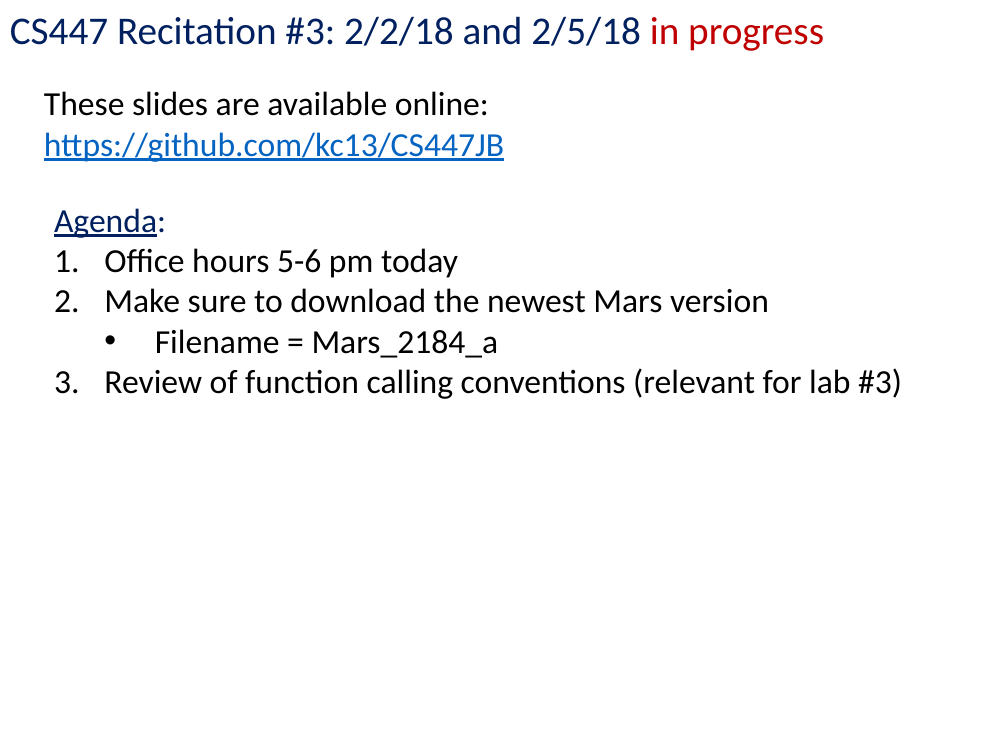
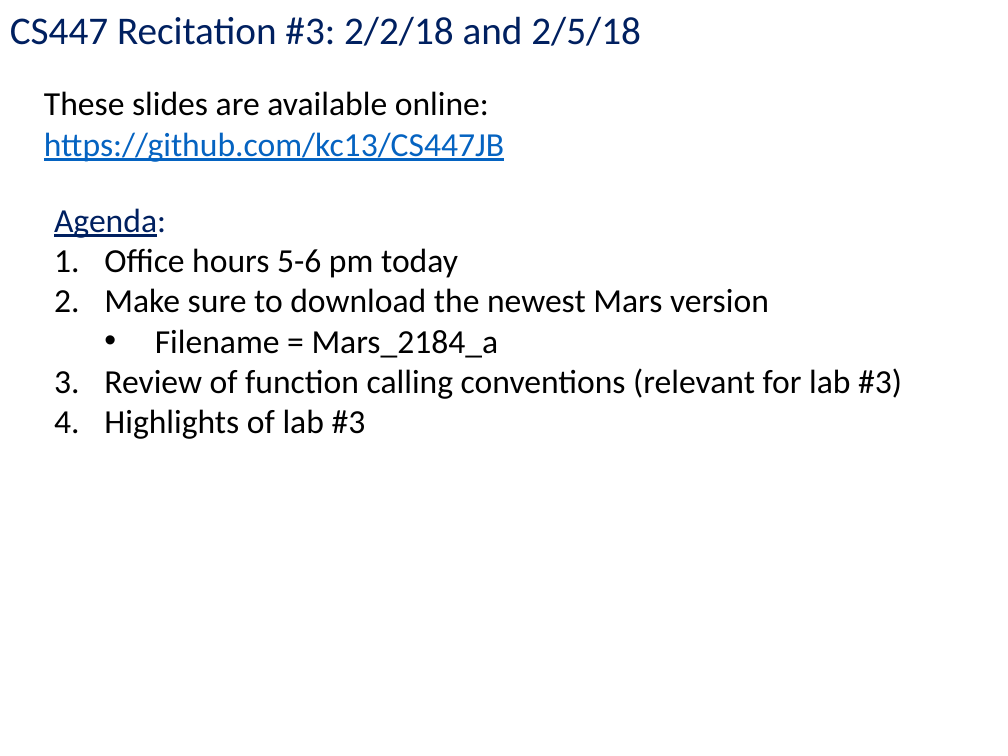
Before and after one commit to kc13/CS447JB, a slide deck: slide 1 of cs447jb_rec2_feb2_and_feb5.pptx. Drawn at 1008x756 pixels with LibreOffice and Linux fonts; fonts in the diff are those of the drawing. Boxes give left, top, right and bottom in pixels: in the first picture for what was removed or moved away, otherwise in the second. Text is boxed around its words. In the diff, an @@ line names an element or a change of style, - is before the commit and + after.

```diff
--- a/cs447jb_rec2_feb2_and_feb5.pptx
+++ b/cs447jb_rec2_feb2_and_feb5.pptx
@@ text at (10, 16, 641, 46): text changed @@
-CS447 Recitation #3: 2/2/18 and 2/5/18 in progress
+CS447 Recitation #3: 2/2/18 and 2/5/18
@@ text at (104, 409, 366, 439): paragraph added @@
+4. Highlights of lab #3
```
Also in this commit, not shown: 11 slides added.
